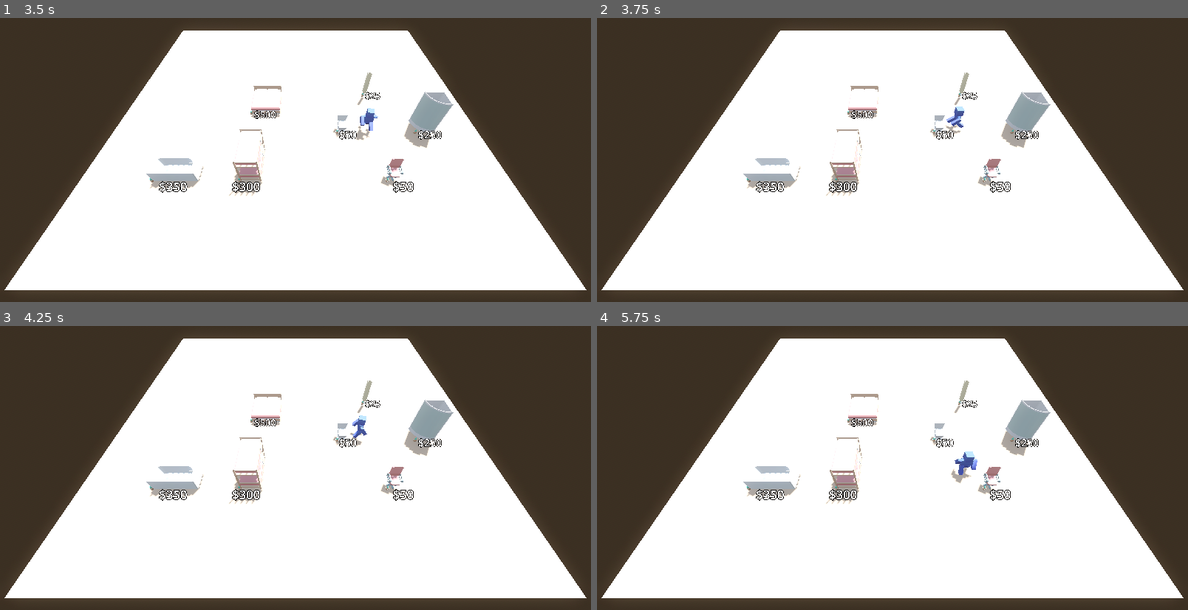
Above: before the commit, frames 1-4 (two rows, left to right).
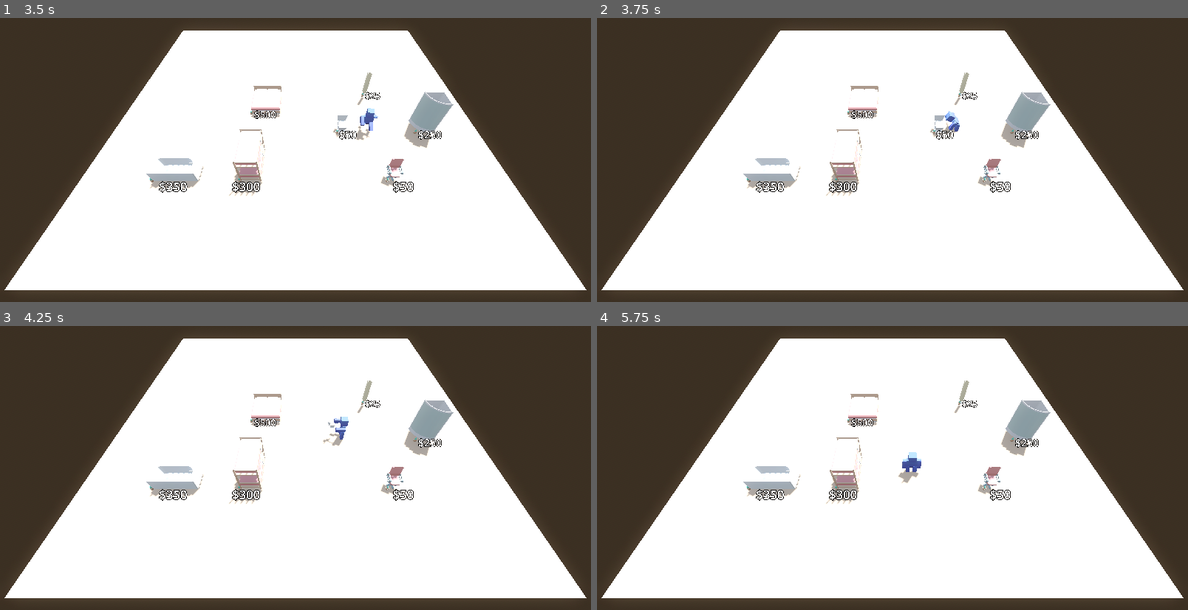
Above: after the commit, the same moments.

Repository: CamComDuck/HotelPrototype
Game: Godot game, scene res://room_builder/room_builder.tscn
Two runs of this game, one before a commit and one after it. Both use one fixed random seed, a clock stepped at 60 frames per second and the inputs below.
Inputs:
- Up to frame 1 (3.5 s): tap Enter at 0.5 s; hold D (move_right) 0.53-1.28 s; tap E (interact) every 0.75 s from 0.6 to 2.85 s; hold S (move_back) 1.28-2.03 s; hold D (move_right) 2.03-2.78 s; hold W (move_forward) from 2.78 s (still down)
- Up to frame 2 (3.75 s): release W (move_forward) at 3.53 s; hold A (move_left) from 3.53 s (still down); tap E (interact) at 3.6 s
- Up to frame 3 (4.25 s): keep holding A (move_left)
- Up to frame 4 (5.75 s): tap E (interact) at 4.35, 5.1 s; release A (move_left) at 5.03 s; hold S (move_back) from 5.03 s (still down)

Frame 1 is identical in both runs. In frame 2, 0.2% of the frame differs, in the area x 58-63%, y 31-43%; in frame 3, 0.4%; in frame 4, 0.6%, in the area x 51-65%, y 34-56%.

Commit message:
Add pick up and put down functionality to character

Diff:
--- a/project/character/character.gd
+++ b/project/character/character.gd
@@ -1,10 +1,13 @@
 class_name Character
 extends CharacterBody3D
+
+signal furniture_placed (furniture_placed : Furniture, position_placed : Vector3)
 
 const SPEED := 20.0
 
 var interacting_furniture : Furniture
 var last_direction : Vector3
+var allow_movement := true
 
 @onready var figurine := %Figurine as Figurine
 @onready var carrying_marker := %CarryingMarker as Marker3D
@@ -12,7 +15,8 @@
 
 
 func _physics_process(delta: float) -> void:
-	handle_movement(delta)
+	if allow_movement:
+		handle_movement(delta)
 
 	if shape_cast.is_colliding():
 		if shape_cast.get_collider(0) is Furniture:
@@ -20,8 +24,30 @@
 	else:
 		interacting_furniture = null
 
-	if interacting_furniture != null:
-		print(interacting_furniture.furniture_type.name)
+	if Input.is_action_just_pressed("interact"):
+		if interacting_furniture != null:
+			figurine.play_animation("pick-up")
+			allow_movement = false
+			await figurine.animation_finished
+
+			# Pick up furniture
+			allow_movement = true
+			var hand_model := interacting_furniture.model.duplicate()
+			hand_model.scale = Vector3(0.5, 0.5, 0.5)
+			carrying_marker.add_child(hand_model)
+			figurine.play_animation("holding-both")
+			interacting_furniture.queue_free()
+			interacting_furniture = null
+
+		elif carrying_marker.get_child_count() > 0:
+			figurine.play_animation("pick-up")
+			allow_movement = false
+			await figurine.animation_finished
+
+			# Put furniture down
+			furniture_placed.emit(carrying_marker.get_child(0), global_position)
+			carrying_marker.get_child(0).queue_free()
+			allow_movement = true
 
 
 func handle_movement(delta : float) -> void:
@@ -37,12 +63,14 @@
 	if direction != Vector3.ZERO:
 		velocity.x = direction.x * SPEED
 		velocity.z = direction.z * SPEED
-		figurine.play_animation("walk")
+		if carrying_marker.get_child_count() == 0:
+			figurine.play_animation("walk")
 
 	else:
 		velocity.x = move_toward(velocity.x, 0, SPEED)
 		velocity.z = move_toward(velocity.z, 0, SPEED)
-		figurine.play_animation("idle")
+		if carrying_marker.get_child_count() == 0:
+			figurine.play_animation("idle")
 
 	if direction != Vector3.ZERO:
 		last_direction = direction
@@ -53,21 +81,21 @@
 
 	# If you have a better way to make him face the right direction,
 	# PLEASE refactor this lol
-	if direction.x > 0 and direction.z > 0:
+	if last_direction.x > 0 and last_direction.z > 0:
 		figurine.rotation_degrees.y = 45
-	elif direction.x < 0 and direction.z < 0:
+	elif last_direction.x < 0 and last_direction.z < 0:
 		figurine.rotation_degrees.y = -135
-	elif direction.x < 0 and direction.z > 0:
+	elif last_direction.x < 0 and last_direction.z > 0:
 		figurine.rotation_degrees.y = -45
-	elif direction.x > 0 and direction.z < 0:
+	elif last_direction.x > 0 and last_direction.z < 0:
 		figurine.rotation_degrees.y = 135
-	elif direction.z == -1 and direction.x == 0:
+	elif last_direction.z == -1 and last_direction.x == 0:
 		figurine.rotation_degrees.y = 180
-	elif direction.z == 1 and direction.x == 0:
+	elif last_direction.z == 1 and last_direction.x == 0:
 		figurine.rotation_degrees.y = 0
-	elif direction.z == 0 and direction.x == -1:
+	elif last_direction.z == 0 and last_direction.x == -1:
 		figurine.rotation_degrees.y = -90
-	elif direction.z == 0 and direction.x == 1:
+	elif last_direction.z == 0 and last_direction.x == 1:
 		figurine.rotation_degrees.y = 90
 
 	move_and_slide()
--- a/project/character/character.tscn
+++ b/project/character/character.tscn
@@ -22,9 +22,9 @@
 unique_name_in_owner = true
 transform = Transform3D(10, 0, 0, 0, 10, 0, 0, 0, 10, 0, 0, 0)
 
-[node name="CarryingMarker" type="Marker3D" parent="."]
+[node name="CarryingMarker" type="Marker3D" parent="Figurine"]
 unique_name_in_owner = true
-transform = Transform3D(1, 0, 0, 0, 1, 0, 0, 0, 1, 0, 4.08687, 2.71349)
+transform = Transform3D(0.1, 0, 0, 0, 0.1, 0, 0, 0, 0.1, 0.1, 0.408687, 0.271349)
 gizmo_extents = 1.0
 
 [node name="ShapeCast" type="ShapeCast3D" parent="."]
--- a/project/character/figurine.gd
+++ b/project/character/figurine.gd
@@ -1,7 +1,13 @@
 class_name Figurine
 extends Node3D
+
+signal animation_finished
 
 @onready var animation_player := %AnimationPlayer as AnimationPlayer
 
 func play_animation (animation_name : String) -> void:
 	animation_player.play(animation_name)
+
+
+func _on_animation_player_animation_finished(_anim_name: StringName) -> void:
+	animation_finished.emit()
--- a/project/character/figurine.tscn
+++ b/project/character/figurine.tscn
@@ -7,10 +7,12 @@
 script = ExtResource("2_4i3ia")
 
 [node name="arm-left" parent="figurine/root/torso" index="0"]
-transform = Transform3D(1, 0, 0, 0, -4.37114e-08, 1, 0, -1, -4.37114e-08, 0.2, 0.2, 5.62298e-09)
+transform = Transform3D(1, 0, 0, 0, 1, 0, 0, 0, 1, 0.2, 0.2, 5.62298e-09)
 
 [node name="arm-right" parent="figurine/root/torso" index="1"]
-transform = Transform3D(1, 0, 0, 0, -4.37114e-08, 1, 0, -1, -4.37114e-08, -0.2, 0.2, -2.94549e-09)
+transform = Transform3D(1, 0, 0, 0, 1, 0, 0, 0, 1, -0.2, 0.2, -2.94549e-09)
 
 [node name="AnimationPlayer" parent="." index="1"]
 unique_name_in_owner = true
+
+[connection signal="animation_finished" from="AnimationPlayer" to="." method="_on_animation_player_animation_finished"]
